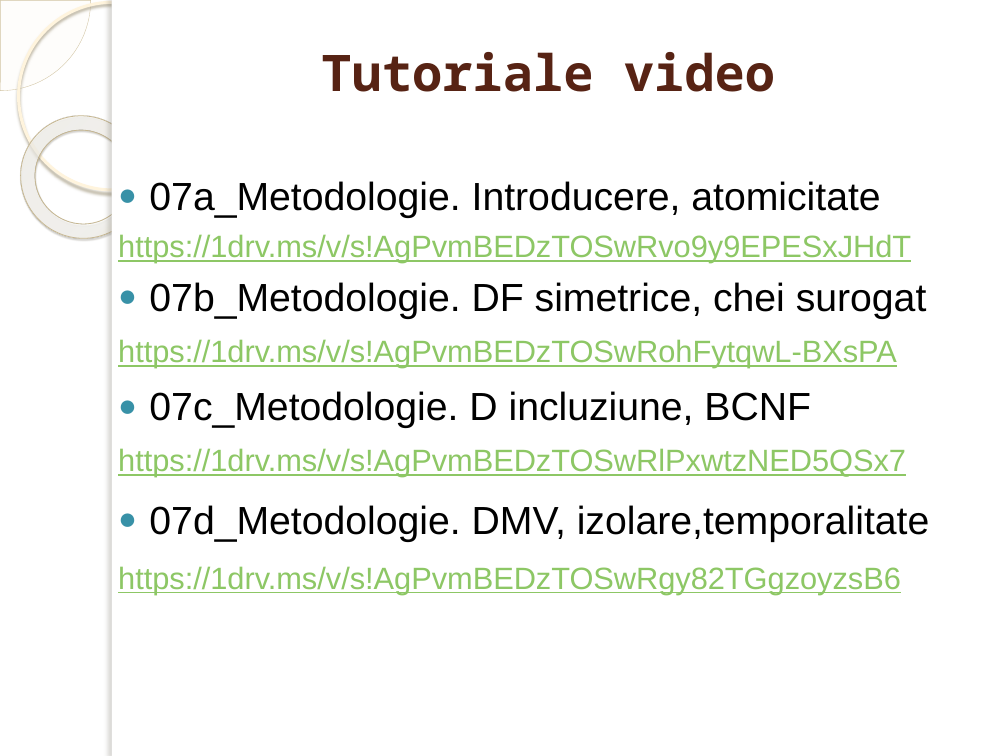
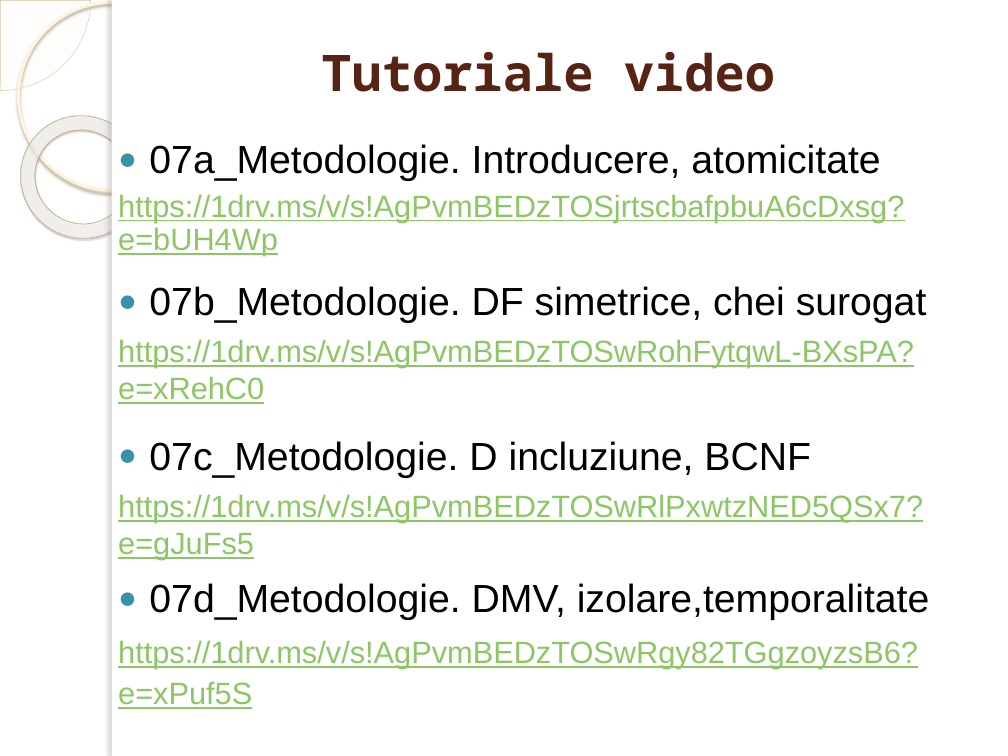
Before and after one commit to marinfotache/Baze-de-date-I, a slide deck: slide 2 of 03_Proiectarea BD prin normalizare/03e_Metodologie_sinteza.pptx. Drawn at 1008x756 pixels with LibreOffice and Linux fonts; fonts in the diff are those of the drawing; background and template pictures are left out. Boxes give left, top, right and bottom in pixels: in the first picture for what was removed or moved away, otherwise in the second. Text is boxed around its words. In the diff, an @@ line names an element or a change of style, - is before the commit and + after.

```diff
--- a/03_Proiectarea BD prin normalizare/03e_Metodologie_sinteza.pptx
+++ b/03_Proiectarea BD prin normalizare/03e_Metodologie_sinteza.pptx
@@ text "07a_Metodologie. Introducere, atomicitate": place and size @@
-text "07a_Metodologie. Introducere, atomicitate" at [118, 181, 930, 594]
+text "07a_Metodologie. Introducere, atomicitate" at [118, 144, 930, 709]
@@ text at [149, 144, 930, 620]: line spacing 1 to 0.9; line spacing 1.1 to 1; line spacing 1.2 to 1.1 @@
@@ text at [118, 194, 904, 256]: text changed @@
-https://1drv.ms/v/s!AgPvmBEDzTOSwRvo9y9EPESxJHdT
+https://1drv.ms/v/s!AgPvmBEDzTOSjrtscbafpbuA6cDxsg?e=bUH4Wp
@@ text at [118, 339, 914, 404]: text changed @@
-https://1drv.ms/v/s!AgPvmBEDzTOSwRohFytqwL-BXsPA
+https://1drv.ms/v/s!AgPvmBEDzTOSwRohFytqwL-BXsPA?e=xRehC0
@@ text at [118, 494, 923, 560]: text changed @@
-https://1drv.ms/v/s!AgPvmBEDzTOSwRlPxwtzNED5QSx7
+https://1drv.ms/v/s!AgPvmBEDzTOSwRlPxwtzNED5QSx7?e=gJuFs5
@@ text at [118, 640, 918, 709]: text changed @@
-https://1drv.ms/v/s!AgPvmBEDzTOSwRgy82TGgzoyzsB6
+https://1drv.ms/v/s!AgPvmBEDzTOSwRgy82TGgzoyzsB6?e=xPuf5S
```
